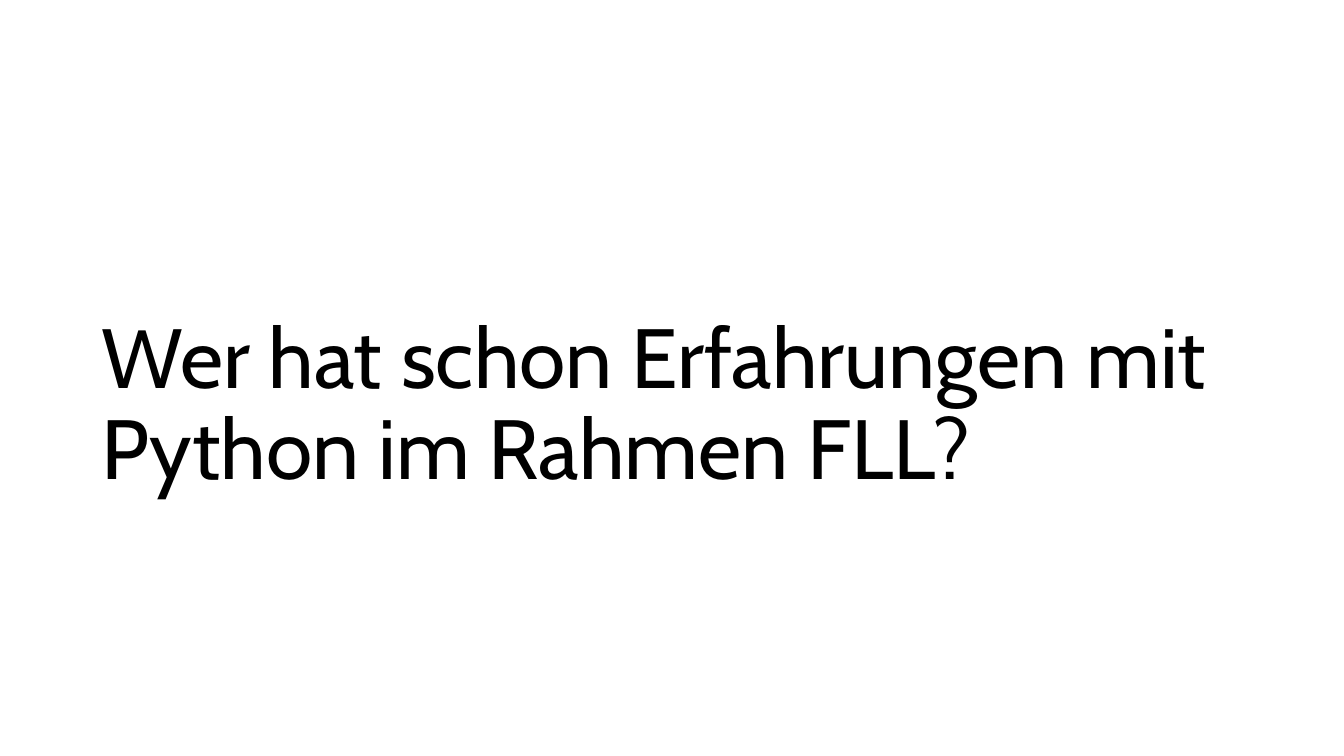
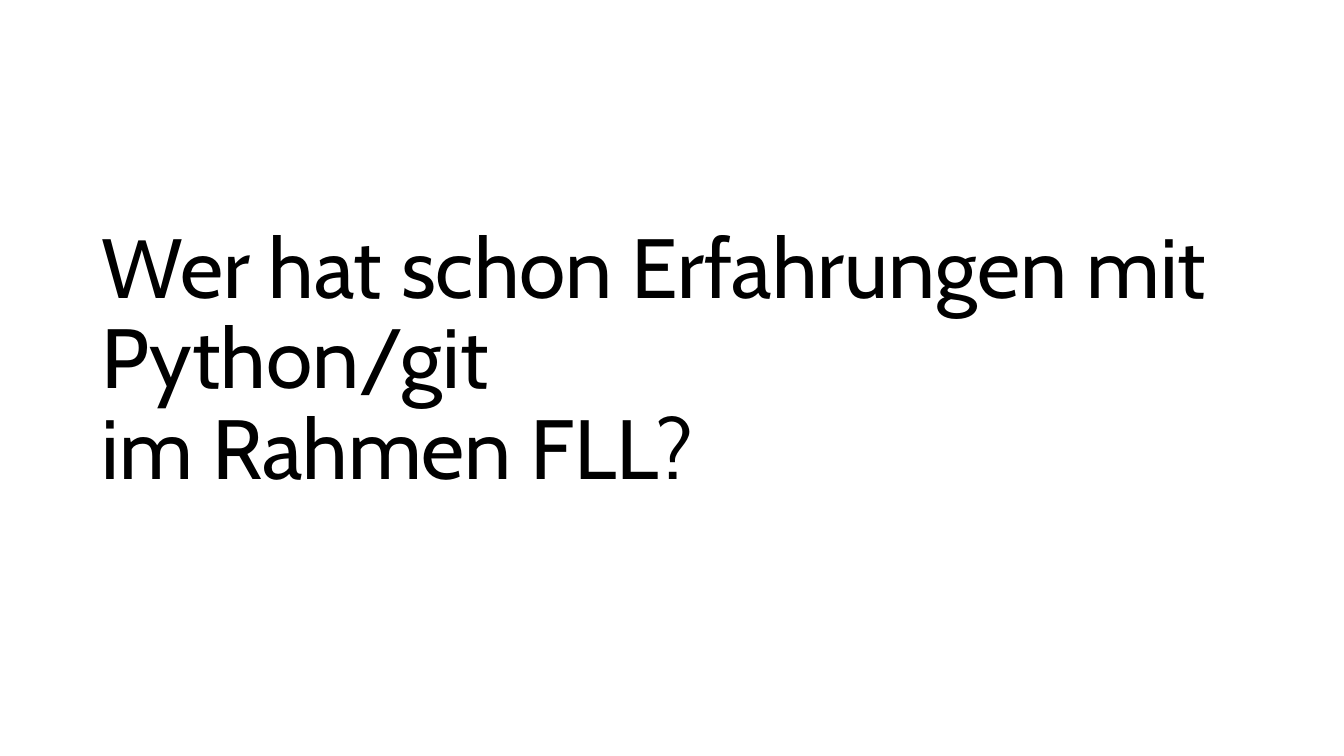
Before and after one commit to Mac-Lego-RMS/HoT_Meetup_2024, a slide deck: slide 3 of HoT-Meetup_2024_Pybricks.pptx. Drawn at 1344x756 pixels with LibreOffice and Linux fonts; fonts in the diff are those of the drawing. Boxes give left, top, right and bottom in pixels: in the first picture for what was removed or moved away, otherwise in the second. Text is boxed around its words. In the diff, an @@ line names an element or a change of style, - is before the commit and + after.

```diff
--- a/HoT-Meetup_2024_Pybricks.pptx
+++ b/HoT-Meetup_2024_Pybricks.pptx
@@ title at [102, 235, 1206, 480]: text changed @@
-Wer hat schon Erfahrungen mit Python im Rahmen FLL?
+Wer hat schon Erfahrungen mit Python/git
+im Rahmen FLL?
```
Also in this commit, not shown: 8 other slides changed, 2 slides added, 3 slides removed.
